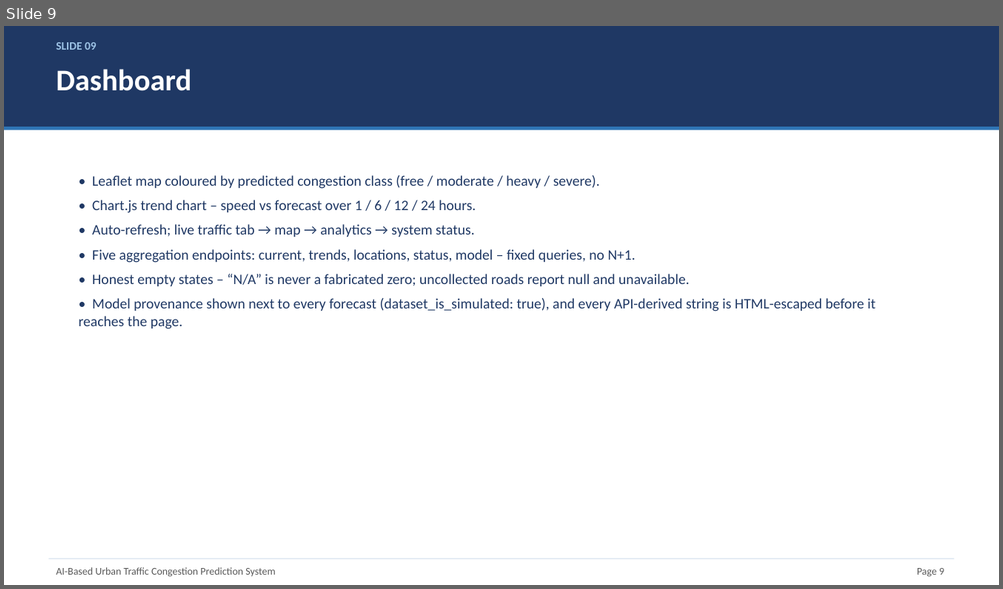
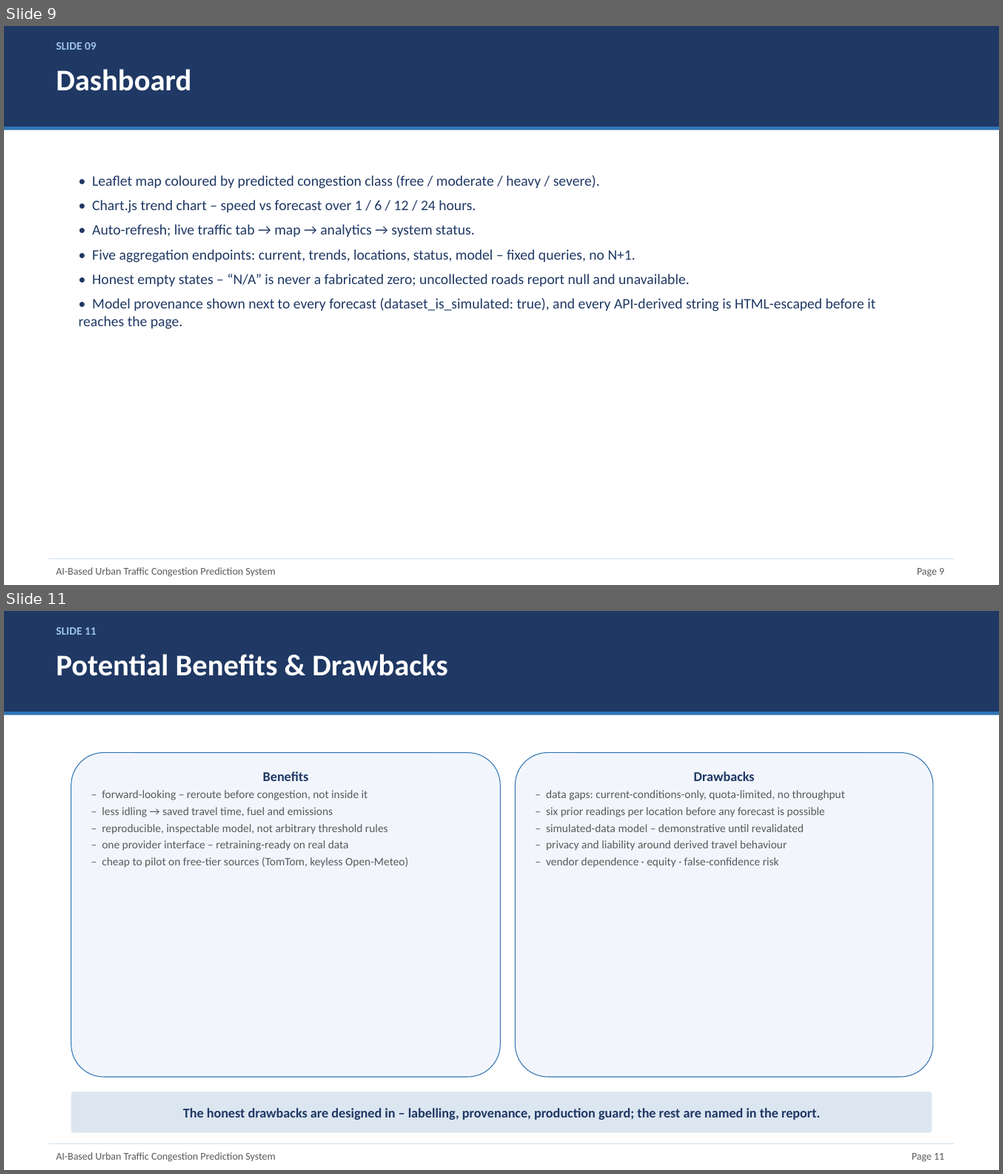
Before and after one commit to ranjith11102007/traffic-congestion-prediction, a slide deck: submission/AI_Traffic_Congestion_Prediction_Presentation.pptx. Shown one above the other, each under a label of ours: slide 9 before the commit, slides 9 and 11 after it; the slides between them are not shown. The pictures are 1003x589 and 1003x1174 pixels, drawn with LibreOffice and Linux fonts; fonts in the diff are those of the drawing. Boxes give left, top, right and bottom in pixels: in the first picture for what was removed or moved away, otherwise in the second. Text is boxed around its words. In the diff, an @@ line names an element or a change of style, - is before the commit and + after.

```diff
--- a/submission/AI_Traffic_Congestion_Prediction_Presentation.pptx
+++ b/submission/AI_Traffic_Congestion_Prediction_Presentation.pptx
@@ slide 11 added at <box>4,611,999,1170</box>, background #FFFFFF @@
@@ rectangle added at <box>4,611,999,712</box>, fill #1F3864 @@
@@ text added at <box>56,627,96,635</box>, 11 pt, text #9DC3E6, bold @@
+SLIDE 11
@@ text added at <box>56,654,447,676</box>, 29 pt, text #FFFFFF, bold @@
+Potential Benefits & Drawbacks
@@ rectangle added at <box>4,712,999,715</box>, fill #2E74B5 @@
@@ rounded rectangle added at <box>71,753,500,1077</box>, fill #F2F6FC, outline #2E74B5 0.75 pt, 11 pt, text #595959 @@
+Benefits
+– forward-looking – reroute before congestion, not inside it
+– less idling → saved travel time, fuel and emissions
+– reproducible, inspectable model, not arbitrary threshold rules
+– one provider interface – retraining-ready on real data
+– cheap to pilot on free-tier sources (TomTom, keyless Open-Meteo)
@@ rounded rectangle added at <box>515,753,933,1077</box>, fill #F2F6FC, outline #2E74B5 0.75 pt, 11 pt, text #595959 @@
+Drawbacks
+– data gaps: current-conditions-only, quota-limited, no throughput
+– six prior readings per location before any forecast is possible
+– simulated-data model – demonstrative until revalidated
+– privacy and liability around derived travel behaviour
+– vendor dependence · equity · false-confidence risk
@@ rounded rectangle added at <box>71,1092,931,1133</box>, fill #DCE6F1, 13 pt, text #1F3864, bold @@
+The honest drawbacks are designed in – labelling, provenance, production guard; the rest are named in the report.
@@ rectangle added at <box>48,1144,954,1145</box>, fill #DCE6F1 @@
@@ text added at <box>56,1153,275,1162</box>, 10 pt, text #595959 @@
+AI-Based Urban Traffic Congestion Prediction System
@@ text added at <box>911,1153,944,1162</box>, 10 pt, text #595959 @@
+Page 11
```
Also in this commit, not shown: 4 slides changed, 8 other files.
